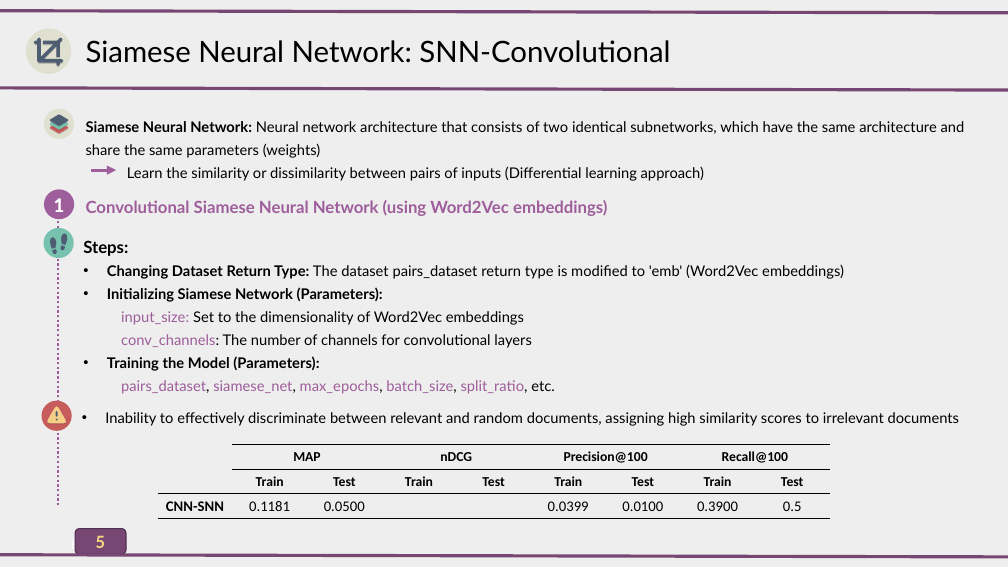
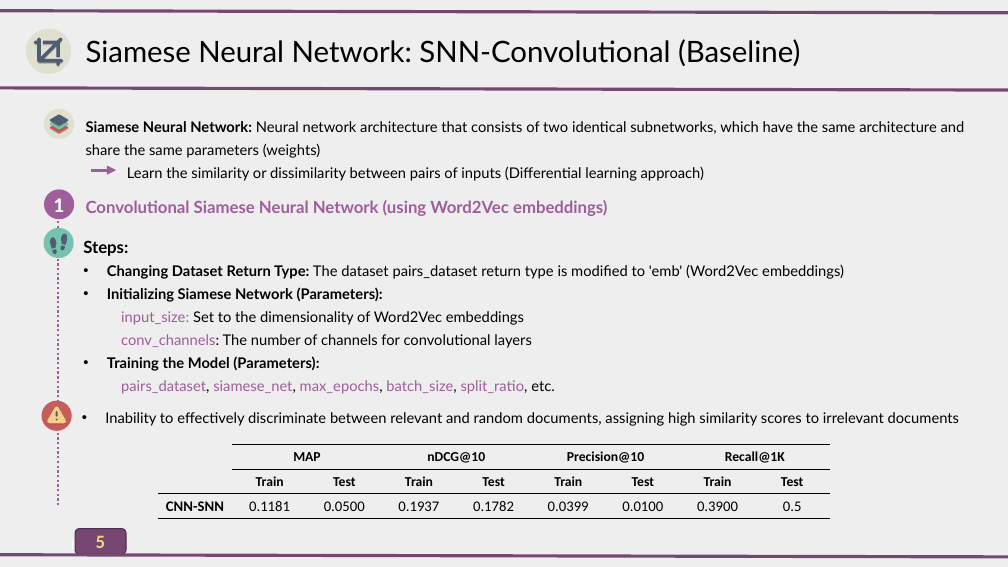
Before and after one commit to AlirezaAccelerates/IR_DSI_project, a slide deck: slide 5 of D/[P] Information Retrieval Project.pptx. Drawn at 1008x567 pixels with LibreOffice and Linux fonts; fonts in the diff are those of the drawing. Boxes give left, top, right and bottom in pixels: in the first picture for what was removed or moved away, otherwise in the second. Text is boxed around its words. In the diff, an @@ line names an element or a change of style, - is before the commit and + after.

```diff
--- a/D/[P] Information Retrieval Project.pptx
+++ b/D/[P] Information Retrieval Project.pptx
@@ text at <box>86,39,800,66</box>: text changed @@
-Siamese Neural Network: SNN-Convolutional
+Siamese Neural Network: SNN-Convolutional (Baseline)
@@ table at <box>158,445,832,519</box> @@
-row 1:  | MAP |  | nDCG |  | Precision@100 |  | Recall@100 | 
+row 1:  | MAP |  | nDCG@10 |  | Precision@10 |  | Recall@1K | 
-row 3, column 4: 
+row 3, column 4: 0.1937
-row 3, column 5: 
+row 3, column 5: 0.1782
```
Also in this commit, not shown: 8 other slides changed, 1 other file.
